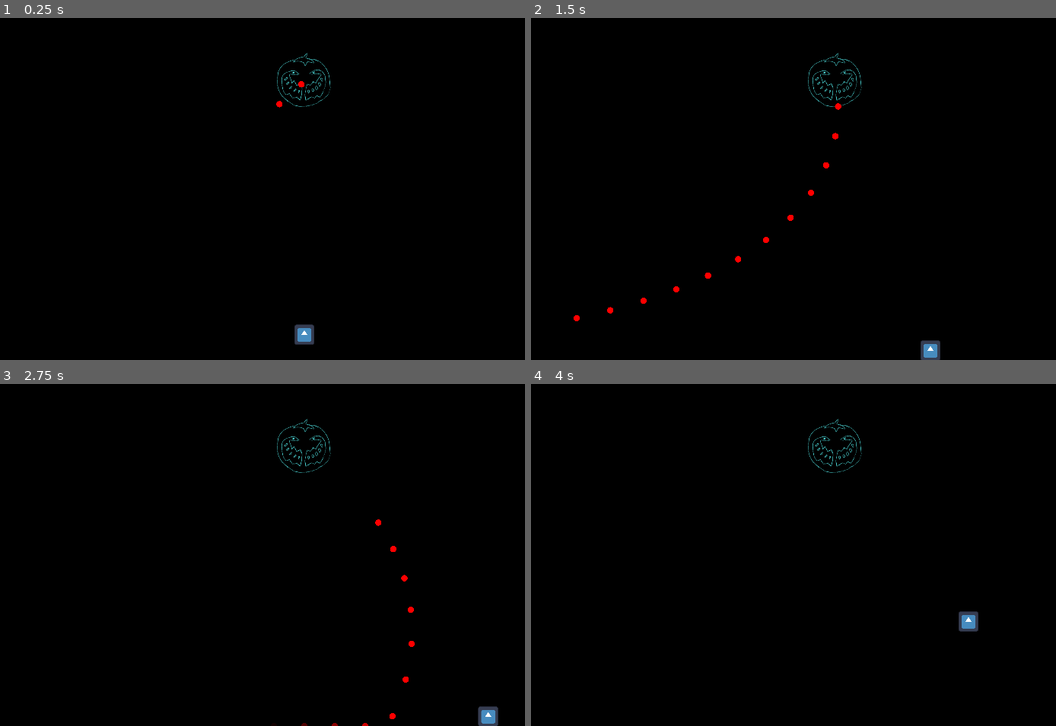
Above: before the commit, frames 1-4 (two rows, left to right).
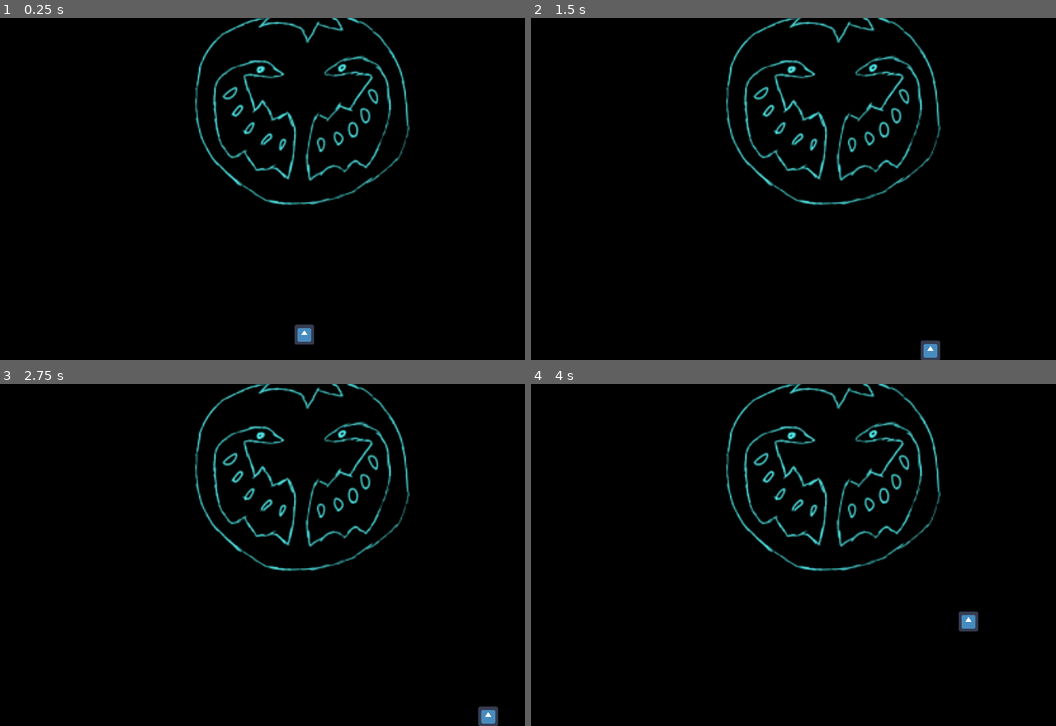
Above: after the commit, the same moments.

Repository: elpozewaunig/NightshadeLimbo
Game: Godot game, scene res://scenes/main.tscn
Same seed, same stepped clock (60 frames per second), same inputs: the game is played once before the commit and once after it. The engine's default icon, where the game draws it, is replaced by a stand-in: a white triangle on a blue panel in a dark square.
Inputs:
- Up to frame 1 (0.25 s): no input
- Up to frame 2 (1.5 s): tap Enter at 0.5 s; hold Right (ui_right) 0.53-1.28 s; hold Down (ui_down) from 1.28 s (still down)
- Up to frame 3 (2.75 s): release Down (ui_down) at 2.03 s; hold Right (ui_right) from 2.03 s (still down)
- Up to frame 4 (4 s): release Right (ui_right) at 2.78 s; hold Up (ui_up) 2.78-3.53 s; hold Left (ui_left) from 3.53 s (still down)

The runs differ from the first frame. In frame 1, 3.6% of the frame differs, in the area x 37-79%, y 0-55%; in frame 2, 3.8%, in the area x 8-79%, y 0-89%; in frame 3, 3.7%; in frame 4, 3.6%.
Error after the commit: Attempt to call function 'play' in base 'null instance' on a null instance. (res://scripts/Boss.gd:13)

Commit message:
Refactored Tomato for Seal

Diff:
--- a/scenes/tomatospritetest.tscn
+++ b/scenes/TomatoSpriteAnimation.tscn
@@ -1,30 +1,13 @@
-[gd_scene load_steps=7 format=3 uid="uid://faxfonmc1dmx"]
+[gd_scene load_steps=7 format=3 uid="uid://g2to87knm6n4"]
 
-[ext_resource type="Texture2D" uid="uid://bsyqkpd6sqkqm" path="res://assets/sprites/sprite_sheet.png" id="1_jaa73"]
-
-[sub_resource type="Animation" id="Animation_2k77j"]
-resource_name = "laughing"
-length = 1.374
-step = 0.1
-tracks/0/type = "value"
-tracks/0/imported = false
-tracks/0/enabled = true
-tracks/0/path = NodePath("Sprite2D:frame")
-tracks/0/interp = 1
-tracks/0/loop_wrap = true
-tracks/0/keys = {
-"times": PackedFloat32Array(0, 0.1, 0.2, 0.3, 0.4, 0.5, 0.6, 0.7),
-"transitions": PackedFloat32Array(1, 1, 1, 1, 1, 1, 1, 1),
-"update": 1,
-"values": [8, 9, 10, 11, 12, 12, 13, 13]
-}
+[ext_resource type="Texture2D" uid="uid://bsyqkpd6sqkqm" path="res://assets/sprites/sprite_sheet.png" id="1_txfw5"]
 
 [sub_resource type="Animation" id="Animation_uumlt"]
 length = 0.001
 tracks/0/type = "value"
 tracks/0/imported = false
 tracks/0/enabled = true
-tracks/0/path = NodePath("Sprite2D:frame")
+tracks/0/path = NodePath("SpriteAnimation:frame")
 tracks/0/interp = 1
 tracks/0/loop_wrap = true
 tracks/0/keys = {
@@ -40,7 +23,7 @@
 tracks/0/type = "value"
 tracks/0/imported = false
 tracks/0/enabled = true
-tracks/0/path = NodePath("Sprite2D:frame")
+tracks/0/path = NodePath("SpriteAnimation:frame")
 tracks/0/interp = 1
 tracks/0/loop_wrap = true
 tracks/0/keys = {
@@ -56,7 +39,7 @@
 tracks/0/type = "value"
 tracks/0/imported = false
 tracks/0/enabled = true
-tracks/0/path = NodePath("Sprite2D:frame")
+tracks/0/path = NodePath("SpriteAnimation:frame")
 tracks/0/interp = 1
 tracks/0/loop_wrap = true
 tracks/0/keys = {
@@ -64,6 +47,23 @@
 "transitions": PackedFloat32Array(1, 1, 1, 1, 1, 1),
 "update": 1,
 "values": [9, 10, 11, 12, 13, 13]
+}
+
+[sub_resource type="Animation" id="Animation_2k77j"]
+resource_name = "laughing"
+length = 1.374
+step = 0.1
+tracks/0/type = "value"
+tracks/0/imported = false
+tracks/0/enabled = true
+tracks/0/path = NodePath("SpriteAnimation:frame")
+tracks/0/interp = 1
+tracks/0/loop_wrap = true
+tracks/0/keys = {
+"times": PackedFloat32Array(0, 0.1, 0.2, 0.3, 0.4, 0.5, 0.6, 0.7),
+"transitions": PackedFloat32Array(1, 1, 1, 1, 1, 1, 1, 1),
+"update": 1,
+"values": [8, 9, 10, 11, 12, 12, 13, 13]
 }
 
 [sub_resource type="AnimationLibrary" id="AnimationLibrary_nmcjg"]
@@ -74,14 +74,13 @@
 "laughing": SubResource("Animation_2k77j")
 }
 
-[node name="Tomato" type="Node2D"]
-
-[node name="Sprite2D" type="Sprite2D" parent="."]
-texture = ExtResource("1_jaa73")
+[node name="SpriteAnimation" type="Sprite2D"]
+texture = ExtResource("1_txfw5")
 hframes = 5
 vframes = 4
 
 [node name="AnimationPlayer" type="AnimationPlayer" parent="."]
+root_node = NodePath("../..")
 libraries = {
 "": SubResource("AnimationLibrary_nmcjg")
 }
--- a/scenes/main.tscn
+++ b/scenes/main.tscn
@@ -1,10 +1,9 @@
-[gd_scene load_steps=12 format=3 uid="uid://muherruagjtj"]
+[gd_scene load_steps=11 format=3 uid="uid://muherruagjtj"]
 
 [ext_resource type="Script" path="res://scripts/Player.gd" id="1_brnu4"]
 [ext_resource type="Texture2D" uid="uid://dfm6ftk7vj0ky" path="res://assets/sprites/icon.svg" id="2_ggfyx"]
 [ext_resource type="Script" path="res://scripts/Boss.gd" id="3_dc5q6"]
-[ext_resource type="Texture2D" uid="uid://1pglbjau0nyo" path="res://assets/sprites/placeholdermato.png" id="4_0luse"]
-[ext_resource type="PackedScene" uid="uid://faxfonmc1dmx" path="res://scenes/tomatospritetest.tscn" id="5_tneax"]
+[ext_resource type="PackedScene" uid="uid://g2to87knm6n4" path="res://scenes/TomatoSpriteAnimation.tscn" id="4_lrp5j"]
 
 [sub_resource type="CircleShape2D" id="CircleShape2D_stp6r"]
 radius = 30.0
@@ -31,7 +30,7 @@
 "times": PackedFloat32Array(0),
 "transitions": PackedFloat32Array(1),
 "values": [{
-"args": [Vector2(0, 1080), Vector2(1920, 1080)],
+"args": [Vector2(0, 1080), Vector2(1920, 1080), 20],
 "method": &"add_salvo"
 }]
 }
@@ -79,17 +78,15 @@
 position = Vector2(960, 200)
 script = ExtResource("3_dc5q6")
 
-[node name="Sprite2D" type="Sprite2D" parent="Boss"]
-visible = false
-texture = ExtResource("4_0luse")
-
-[node name="Tomato" parent="Boss" instance=ExtResource("5_tneax")]
+[node name="SpriteAnimation" parent="Boss" instance=ExtResource("4_lrp5j")]
+position = Vector2(0, 70)
+scale = Vector2(4, 4)
 
 [node name="CollisionShape2D" type="CollisionShape2D" parent="Boss"]
 position = Vector2(0, 40)
 shape = SubResource("CircleShape2D_e6kbd")
 
-[node name="AnimationPlayer" type="AnimationPlayer" parent="Boss"]
+[node name="AttackTimeline" type="AnimationPlayer" parent="Boss"]
 libraries = {
 "": SubResource("AnimationLibrary_14rc6")
 }
--- a/scripts/Boss.gd
+++ b/scripts/Boss.gd
@@ -1,6 +1,5 @@
 extends StaticBody2D
 
-@export var salvo_amount : int = 20
 @onready var timeline = $AnimationPlayer
 
 var projectile_scene = preload("res://scenes/objects/projectile.tscn")
@@ -43,15 +42,16 @@
 	add_child(projectile)
 
 # Enqueues a salvo to fire
-func add_salvo(from_pos: Vector2, to_pos: Vector2) -> void:
+func add_salvo(from_pos: Vector2, to_pos: Vector2, amount: int = 20, time_between: float = 0.1) -> void:
 	salvos[salvo_id] = {
-		"targets": create_salvo(from_pos, to_pos),
-		"shot": 0
+		"targets": create_salvo(from_pos, to_pos, amount),
+		"shot": 0,
+		"interval": time_between
 	}
 	salvo_id += 1
 
 # Creates an array containing positions to be fired at in that order
-func create_salvo(from_pos: Vector2, to_pos: Vector2) -> Array[Vector2]:
+func create_salvo(from_pos: Vector2, to_pos: Vector2, salvo_amount: int) -> Array[Vector2]:
 	var projectiles : Array[Vector2] = []
 	var offset = to_pos - from_pos
 	for i in range(0, salvo_amount):
